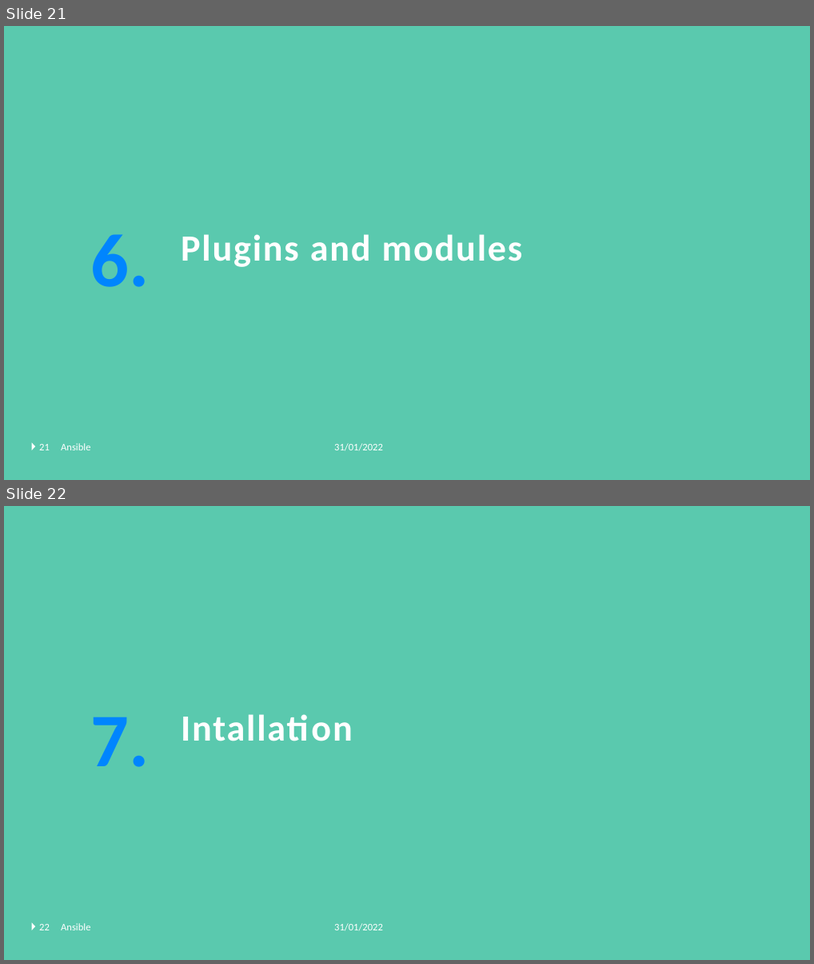
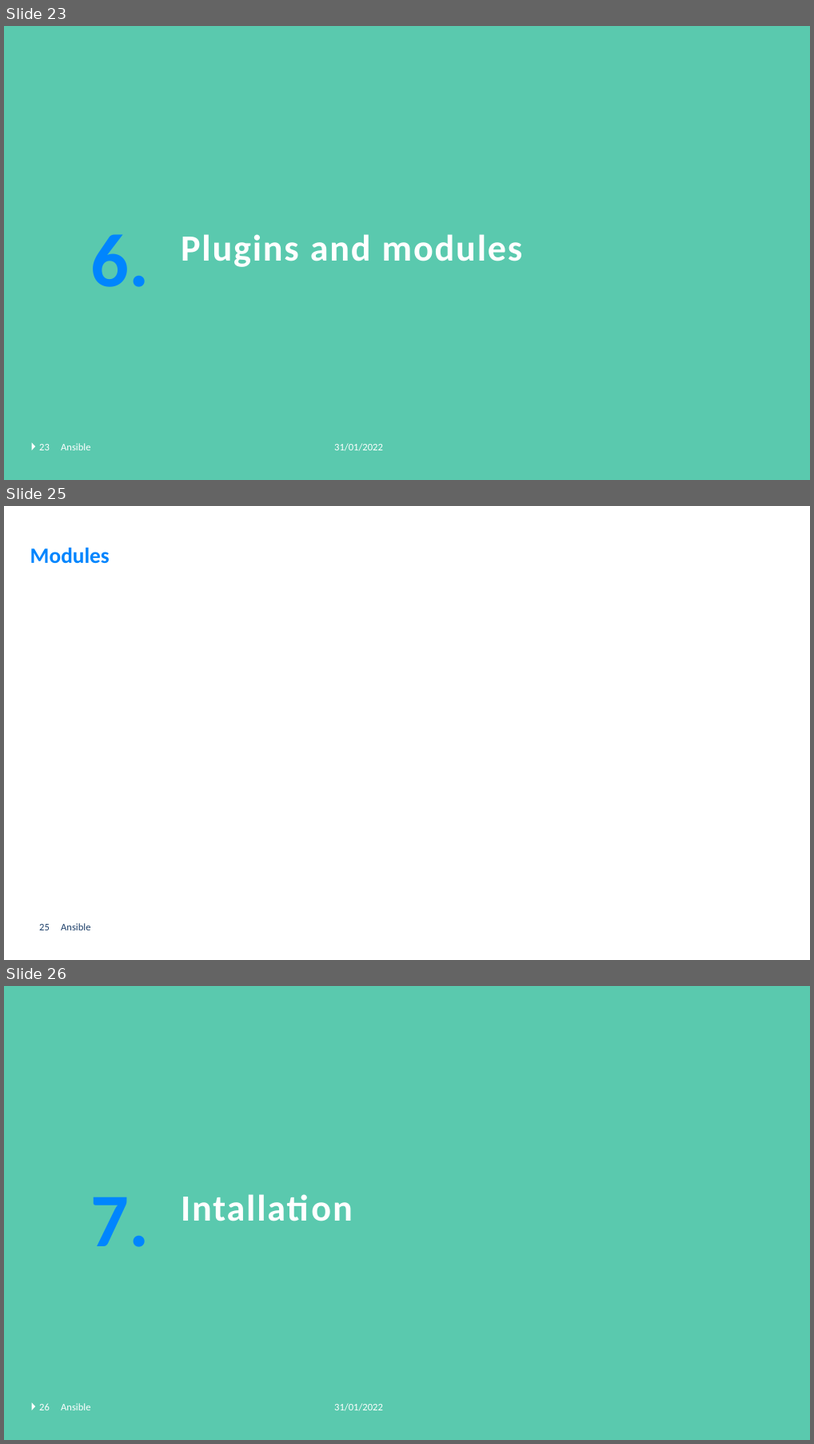
Before and after one commit to GerritVanMol/Ansible_Introduction-21_22, a slide deck: Documents/Ansible_BasicsAndHowToGetStarted.pptx. Shown one above the other, each under a label of ours: slides 21 and 22 before the commit, slides 23, 25 and 26 after it; the slides between them are not shown. The pictures are 814x964 and 814x1444 pixels, drawn with LibreOffice and Linux fonts; fonts in the diff are those of the drawing; background and template pictures are left out. Boxes give left, top, right and bottom in pixels: in the first picture for what was removed or moved away, otherwise in the second. Text is boxed around its words. In the diff, an @@ line names an element or a change of style, - is before the commit and + after.

Commit message:
add log file for ansible demo and update ppt

```diff
--- a/Documents/Ansible_BasicsAndHowToGetStarted.pptx
+++ b/Documents/Ansible_BasicsAndHowToGetStarted.pptx
@@ slide 25 added at bbox=[4, 506, 810, 960], background #FFFFFF @@
@@ title added at bbox=[30, 548, 110, 564], 26 pt, text #0085FE, bold @@
+Modules
@@ page number added at bbox=[39, 924, 50, 930], 12 pt, text #1F416B @@
+25
@@ text added at bbox=[61, 923, 90, 930], 12 pt, text #1F416B @@
+Ansible
@@ what was slide 21 is now slide 23 @@
@@ page number at bbox=[39, 444, 50, 450]: text changed @@
-21
+23
@@ what was slide 22 is now slide 26 @@
@@ page number at bbox=[39, 1403, 50, 1410]: text changed @@
-22
+26
```
Also in this commit, not shown: 4 slides changed, 3 other slides added, 1 other file.
